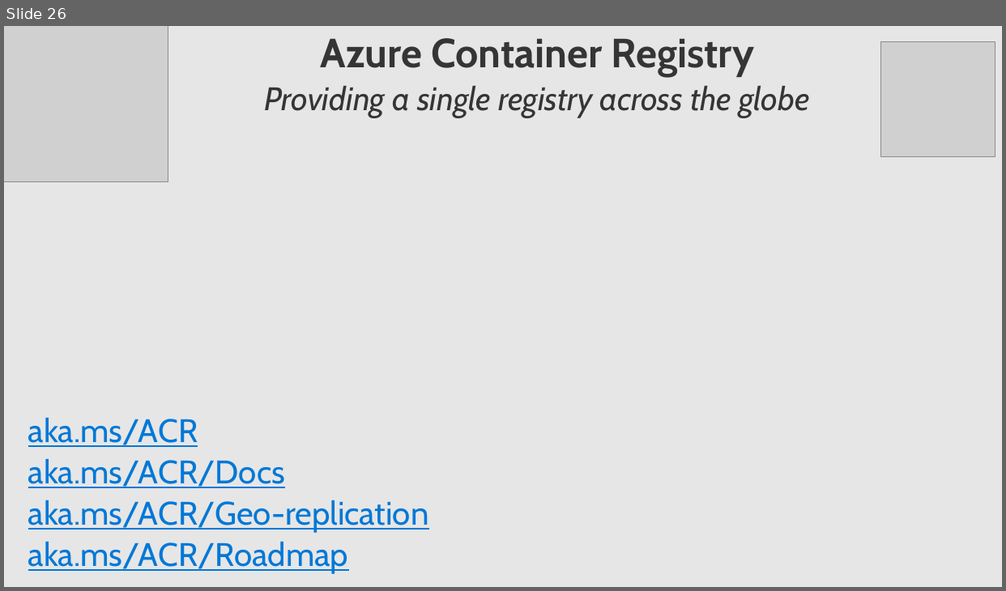
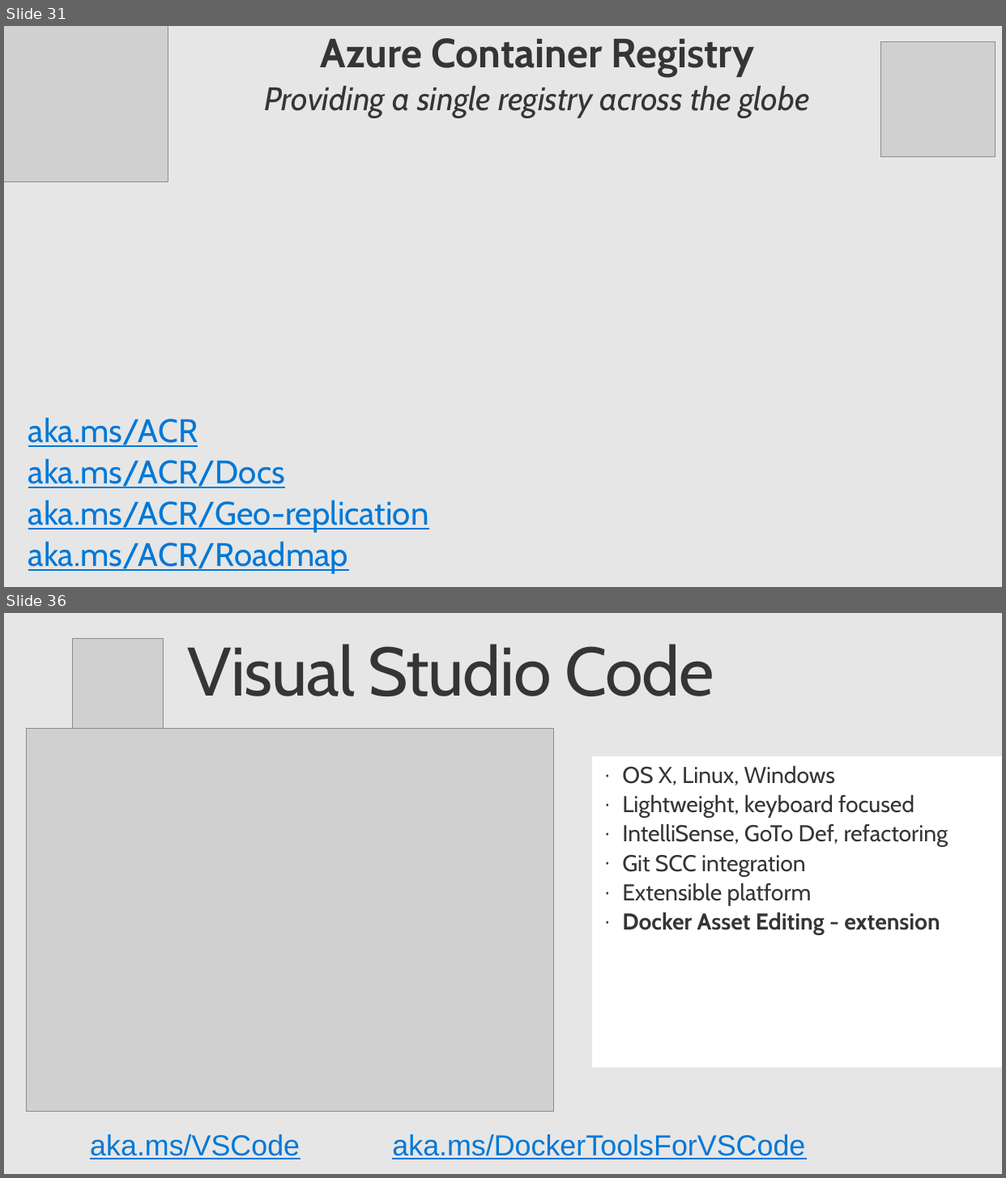
Before and after one commit to SteveLasker/Presentations, a slide deck: DockerGeneral/AzureContainersE2E.pptx. Shown one above the other, each under a label of ours: slide 26 before the commit, slides 31 and 36 after it; the slides between them are not shown. The pictures are 1006x591 and 1006x1178 pixels, drawn with LibreOffice and Linux fonts; fonts in the diff are those of the drawing; grey boxes stand for pictures; background and template pictures are left out. Boxes give left, top, right and bottom in pixels: in the first picture for what was removed or moved away, otherwise in the second. Text is boxed around its words. In the diff, an @@ line names an element or a change of style, - is before the commit and + after.

```diff
--- a/DockerGeneral/AzureContainersE2E.pptx
+++ b/DockerGeneral/AzureContainersE2E.pptx
@@ slide 36 added at box(4, 613, 1002, 1174), background #E6E6E6 @@
@@ picture added at box(73, 639, 164, 729) @@
@@ title added at box(188, 644, 714, 696), 67.3 pt, text #353535 @@
+Visual Studio Code
@@ picture added at box(27, 729, 554, 1112) @@
@@ text added at box(593, 757, 1002, 1068), fill #FFFFFF, 22.4 pt, text #353535 @@
+· OS X, Linux, Windows
+· Lightweight, keyboard focused
+· IntelliSense, GoTo Def, refactoring
+· Git SCC integration
+· Extensible platform
+· Docker Asset Editing - extension
@@ text added at box(90, 1135, 300, 1160), 28.6 pt, text #0078D7, underline @@
+aka.ms/VSCode
@@ text added at box(392, 1135, 805, 1160), 28.6 pt, text #0078D7, underline @@
+aka.ms/DockerToolsForVSCode
@@ what was slide 26 is now slide 31 @@
```
Also in this commit, not shown: 9 slides changed, 11 other slides added, 1 slide removed.
